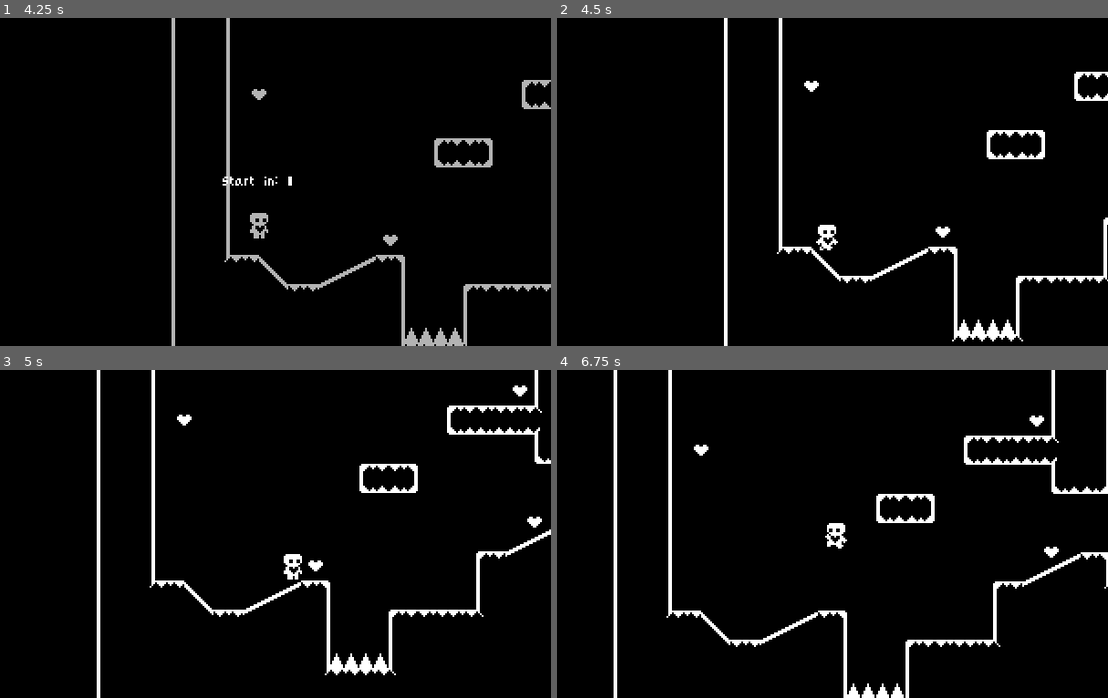
Above: before the commit, frames 1-4 (two rows, left to right).
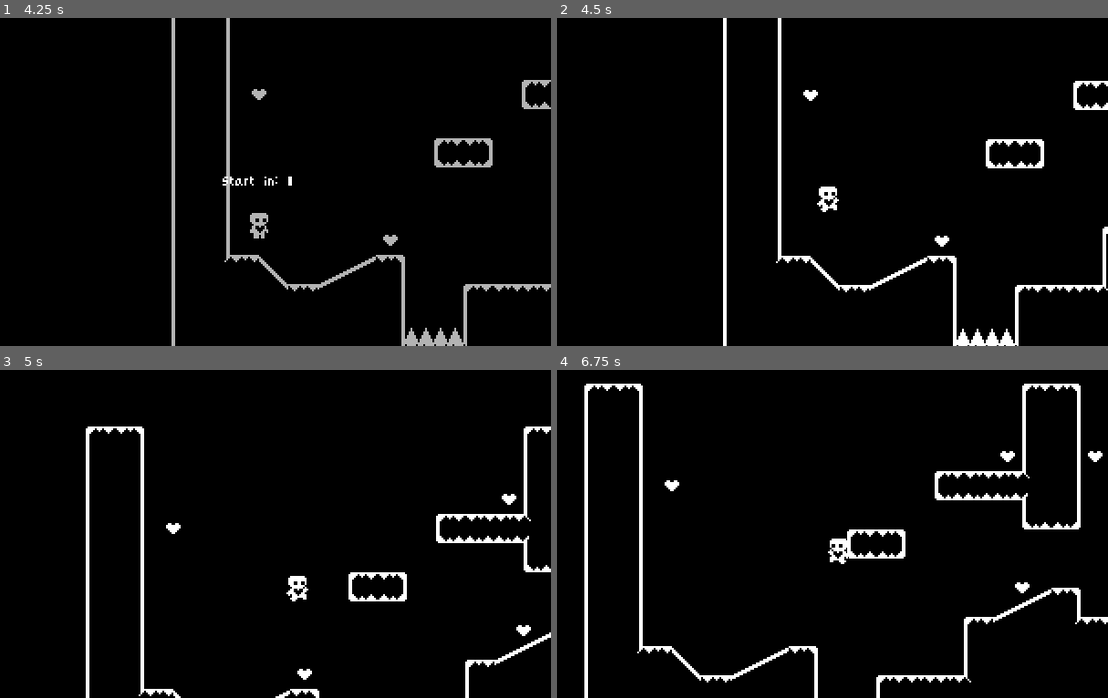
Above: after the commit, the same moments.

Repository: Jordla/HeartPlatformer-Godot-4-Tutorial
Game: Godot game, scene res://start_menu.tscn
The game is run twice, just before and just after one commit, with the same random seed, the same clock (stepped at 60 frames per second) and the same inputs.
Inputs:
- Up to frame 1 (4.25 s): click "Start Game" at 0.5 s; hold Space (jump) 1.28-2.03 s; hold Right (move_right) 1.28-2.78 s; tap Enter at 2 s; tap Space (jump) at 2.1, 2.27, 2.57, 2.75, 3.6, 3.77, 4.07 s; hold Left (move_left) 2.78-3.53 s; hold Space (jump) 2.78-3.53 s; hold Right (move_right) from 3.53 s (still down)
- Up to frame 2 (4.5 s): keep holding Right (move_right); tap Enter at 4.25 s; hold Space (jump) from 4.28 s (still down)
- Up to frame 3 (5 s): keep holding Right (move_right); keep holding Space (jump)
- Up to frame 4 (6.75 s): release Right (move_right) at 5.03 s; release Space (jump) at 5.03 s; hold Left (move_left) 5.03-5.78 s; tap Space (jump) at 5.1, 5.27, 5.57, 6.6 s; hold Right (move_right) 5.78-6.53 s; hold Space (jump) 5.78-6.53 s; hold Left (move_left) from 6.53 s (still down)

Frame 1 is identical in both runs. In frame 2, 4.1% of the frame differs, in the area x 30-100%, y 0-100%; in frame 3, 7.2%; in frame 4, 8.7%, in the area x 4-100%, y 0-100%.

Commit message:
Allow player to buffer jumps and reduce wall jump push back to allow player to climb walls with wall jump

Diff:
--- a/player.gd
+++ b/player.gd
@@ -51,7 +51,7 @@
 	if wall_jump_timer.time_left > 0.0: # If grace period active
 		wall_normal = was_wall_normal # Set wall normal prev wall normal
 	if Input.is_action_just_pressed("jump"):
-		velocity.x = wall_normal.x * movement_data.speed # Horizontal velocity is need to "push" off the wall in the opposite direction
+		velocity.x = wall_normal.x * movement_data.speed * 0.8 # Horizontal velocity is need to "push" off the wall in the opposite direction
 		velocity.y = movement_data.jump_velocity # A jump
 		just_wall_jumped = true
 
@@ -60,7 +60,7 @@
 	if is_on_floor(): air_jump = true
 
 	if is_on_floor() or coyote_jump_timer.time_left > 0.0: # Checks if on floor or coyote jump window is still open, then allow player to jump
-		if Input.is_action_just_pressed("jump"): # Removing is_on_floor() enables endless jumping/flying
+		if Input.is_action_pressed("jump"): # Removing is_on_floor() enables endless jumping/flying
 			velocity.y = movement_data.jump_velocity # Jump veloicty applied imm but
 	elif not is_on_floor(): # In the air
 		if Input.is_action_just_released("jump") and velocity.y < movement_data.jump_velocity / 2: # Check if not falling and SMALLER than (-200.0), JUMP_VELOCITY - Certain time window to release spacebar for short jump
